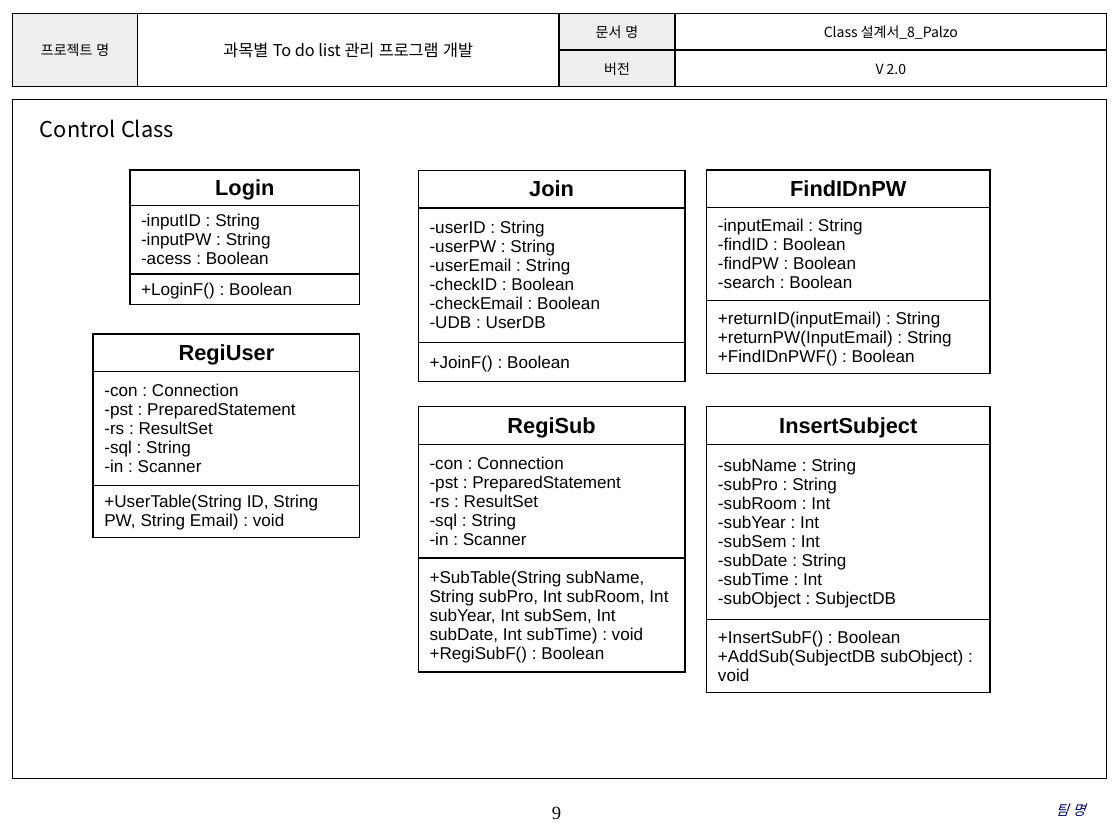
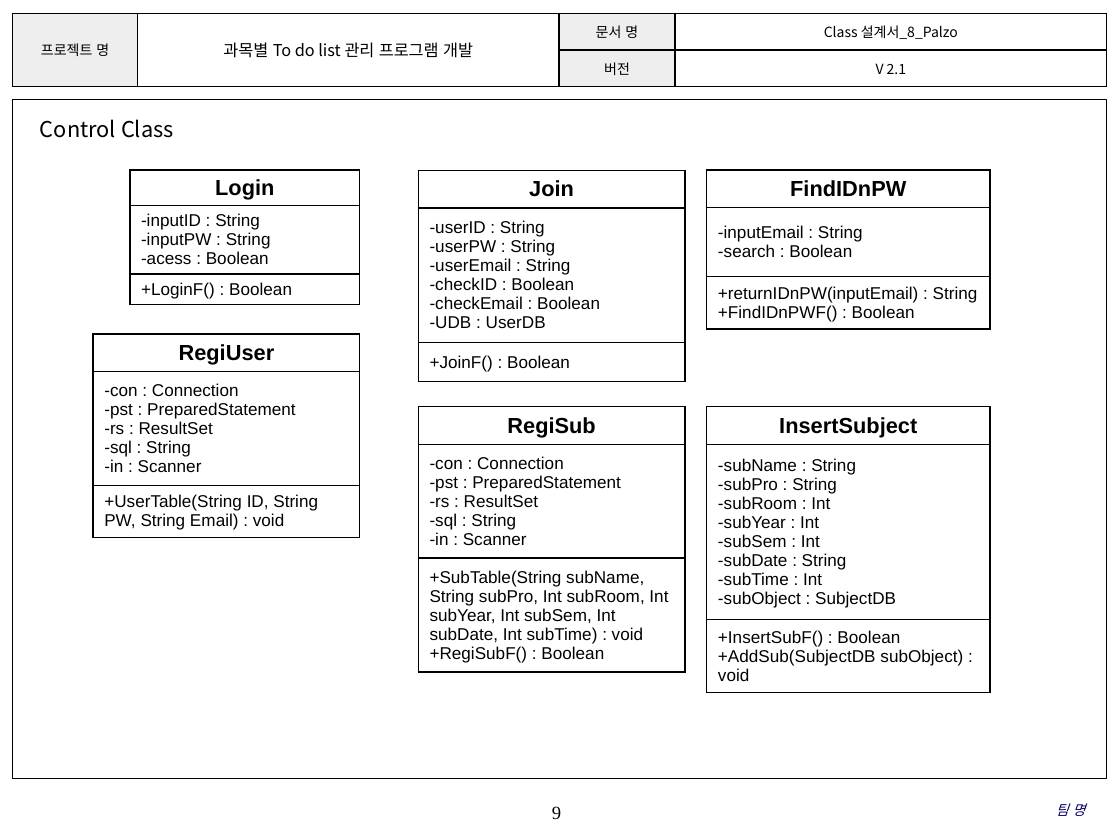
Before and after one commit to SMU-SE-Admin/18-1_8_PALZO_Doc, a slide deck: slide 9 of 03 설계/Class 설계서_8_Palzo.pptx. Drawn at 1120x840 pixels with LibreOffice and Linux fonts; fonts in the diff are those of the drawing; background and template pictures are left out. Boxes give left, top, right and bottom in pixels: in the first picture for what was removed or moved away, otherwise in the second. Text is boxed around its words. In the diff, an @@ line names an element or a change of style, - is before the commit and + after.

```diff
--- a/03 설계/Class 설계서_8_Palzo.pptx
+++ b/03 설계/Class 설계서_8_Palzo.pptx
@@ table at box(12, 13, 1107, 86) @@
-row 2, column 4: V 2.0
+row 2, column 4: V 2.1
@@ table at box(707, 170, 990, 349) @@
-row 2, column 1: -inputEmail : String / -findID : Boolean / -findPW : Boolean / -search : Boolean
+row 2, column 1: -inputEmail : String / -search : Boolean
-row 3, column 1: +returnID(inputEmail) : String / +returnPW(InputEmail) : String / +FindIDnPWF() : Boolean
+row 3, column 1: +returnIDnPW(inputEmail) : String / +FindIDnPWF() : Boolean
```
Also in this commit, not shown: 12 other slides changed.
